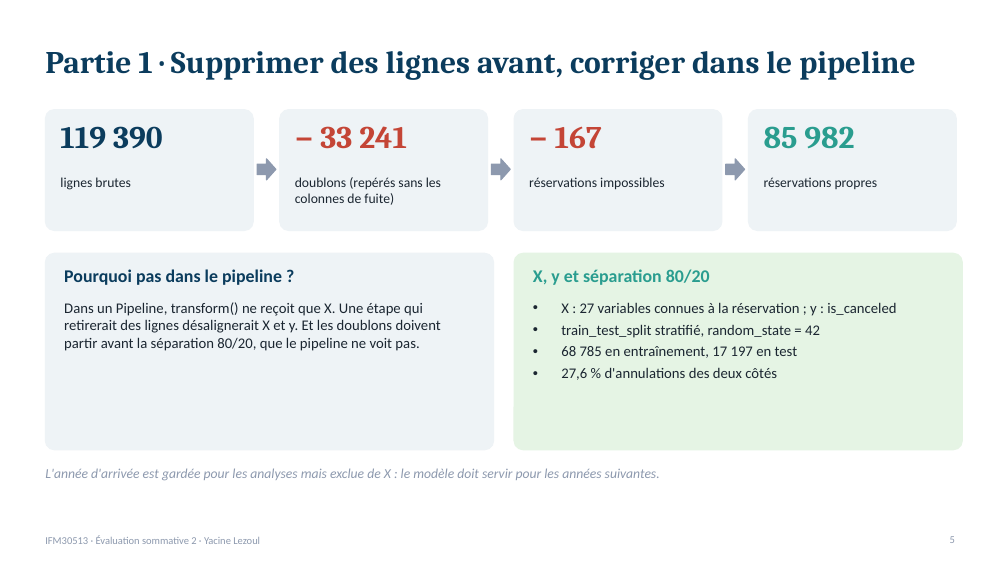
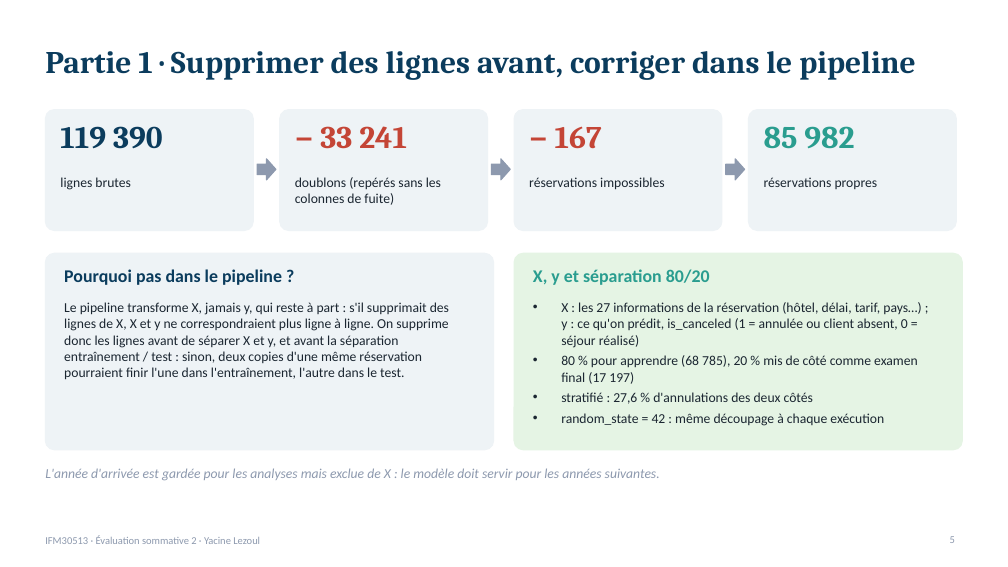
Before and after one commit to lezoul/hotel-cancellation-pipeline, a slide deck: slide 5 of reports/presentation_annulations.pptx. Drawn at 1008x567 pixels with LibreOffice and Linux fonts; fonts in the diff are those of the drawing. Boxes give left, top, right and bottom in pixels: in the first picture for what was removed or moved away, otherwise in the second. Text is boxed around its words. In the diff, an @@ line names an element or a change of style, - is before the commit and + after.

Commit message:
Présentation : définitions (Brier, ROC-AUC, information mutuelle), diapositive 5 réécrite

```diff
--- a/reports/presentation_annulations.pptx
+++ b/reports/presentation_annulations.pptx
@@ text at [64,302,449,380]: text changed; size 14 to 13 pt @@
-Dans un Pipeline, transform() ne reçoit que X. Une étape qui retirerait des lignes désalignerait X et y. Et les doublons doivent partir avant la séparation 80/20, que le pipeline ne voit pas.
+Le pipeline transforme X, jamais y, qui reste à part : s'il supprimait des lignes de X, X et y ne correspondraient plus ligne à ligne. On supprime donc les lignes avant de séparer X et y, et avant la séparation entraînement / test : sinon, deux copies d'une même réservation pourraient finir l'une dans l'entraînement, l'autre dans le test.
@@ text at [561,302,921,426]: text changed; size 14 to 13 pt @@
-• X : 27 variables connues à la réservation ; y : is_canceled
-• train_test_split stratifié, random_state = 42
-• 68 785 en entraînement, 17 197 en test
-• 27,6 % d'annulations des deux côtés
+• X : les 27 informations de la réservation (hôtel, délai, tarif, pays…) ; y : ce qu'on prédit, is_canceled (1 = annulée ou client absent, 0 = séjour réalisé)
+• 80 % pour apprendre (68 785), 20 % mis de côté comme examen final (17 197)
+• stratifié : 27,6 % d'annulations des deux côtés
+• random_state = 42 : même découpage à chaque exécution
```
Also in this commit, not shown: 4 other slides changed, 1 other file.
